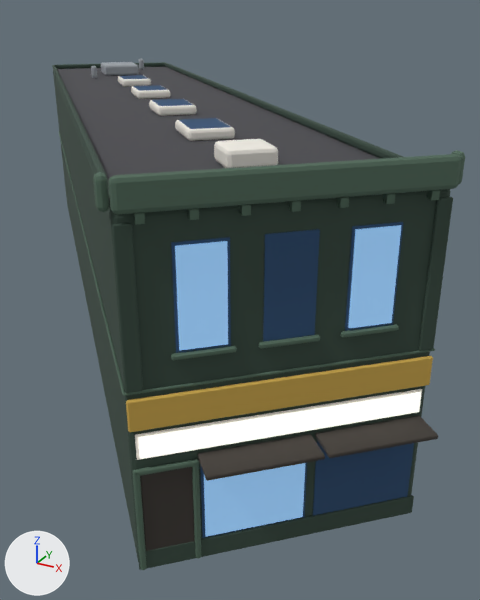
Renders of the glTF model artifacts/108-south-park/optimize/input/108-south-park.glb from each side of a commit.
Rendered twice from a 50 mm lens placed at (15.1, -21.1, 10.9), pointed at (3.5, 0.0, 0.4). Every picture has the same lights, and +X, +Y and +Z are marked at lower left. The picture after the commit comes second. Vertices at exactly the same position are counted once.
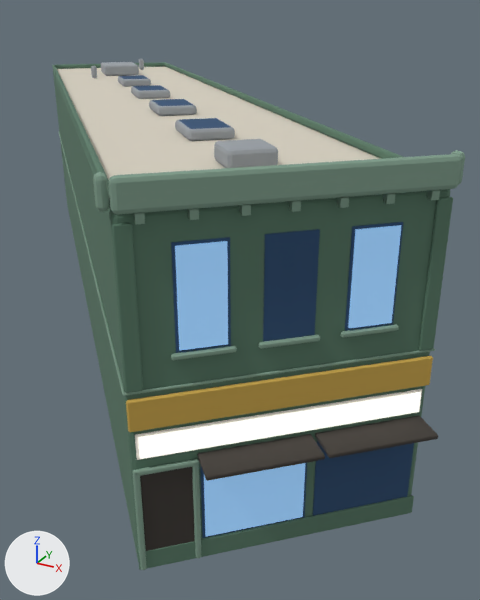
Changed parts and their boxes (x1, y1, x2, y2) in the pictures (480 x 600 px):
'body', recoloured (lighter)
    both: (53, 66, 450, 562)
'cornice', recoloured (lighter)
    both: (109, 154, 461, 215)
'bulkhead', recoloured (lighter)
    both: (138, 495, 414, 570)
'pilaster_sw', recoloured (lighter)
    both: (112, 223, 143, 393)
'parapet', recoloured
    both: (52, 62, 403, 209)
'pilaster_ne', recoloured (lighter)
    both: (419, 197, 453, 351)
'roof_hatch', recoloured (white to grey)
    both: (214, 139, 278, 168)
'belt', recoloured
    both: (59, 132, 435, 396)
'entry_jamb_0.02', recoloured (lighter)
    both: (133, 473, 147, 570)
'entry_jamb_1.21', recoloured (lighter)
    both: (192, 463, 201, 559)
'cornice_return_sw', recoloured (lighter)
    both: (93, 172, 109, 212)
'upper_0_sill', recoloured (lighter)
    both: (171, 345, 237, 361)
'entry_head', recoloured (lighter)
    both: (133, 459, 199, 476)
'upper_1_sill', recoloured (lighter)
    both: (259, 335, 320, 349)
'upper_2_sill', recoloured (lighter)
    both: (340, 324, 399, 338)
'cornice_return_ne', recoloured
    both: (451, 150, 465, 185)
'modillion_3', recoloured
    both: (289, 201, 301, 212)
'modillion_2', recoloured
    both: (239, 205, 251, 216)
'modillion_4', recoloured
    both: (337, 197, 349, 208)
'modillion_0', recoloured
    both: (134, 213, 145, 225)
'modillion_1', recoloured
    both: (188, 209, 199, 220)
'modillion_5', recoloured
    both: (383, 193, 395, 204)
'modillion_6', recoloured
    both: (427, 190, 440, 200)
part 1 of me_body, recoloured (dark grey to pale yellow)
    both: (57, 66, 381, 180)
part 2 of me_skylight_0, recoloured (white to grey)
    both: (175, 119, 235, 141)
part 3 of me_skylight_1, recoloured (white to grey)
    both: (149, 99, 197, 116)
part 4 of me_skylight_2, recoloured (white to grey)
    both: (131, 85, 170, 99)

The edits, one by one:
Material 'Toy_mint' (mat_toy_mint) changes colour from greyish green #4f6858 to greyish green #7f9d8b; in linear values from (0.0782, 0.138, 0.0976) to (0.212, 0.337, 0.258).
Material 'Toy_verdigris' (mat_toy_verdigris) changes colour from dark green #35493e to dark green #587a66; in linear values from (0.0356, 0.0666, 0.0482) to (0.0976, 0.195, 0.133).
Material 'Toy_stone' (mat_toy_stone) is new.
Its base color is (0.694, 0.644, 0.539) (pale yellow #d9d2c2).
Its roughness is 0.85.
me_body has 56 vertices, 108 faces and spans x -13.0..12.6, y -12.7..12.8, z 0.0..7.8.
me_body is used by ob_body; location (0.0, 0.0, 0.0).
me_body part 1: all 2 faces that had it switch from mat_toy_roofd (dark grey #45454a) to mat_toy_stone (pale yellow #d9d2c2).
me_roof_hatch has 56 vertices, 108 faces and spans x 7.44..8.98, y -9.15..-7.61, z 7.8..8.25.
me_roof_hatch no longer uses material mat_toy_trim (white #f3efe6).
me_roof_hatch gains material mat_toy_steel (grey #9aa0a6).
me_skylight_0 has 56 vertices, 108 faces and spans x 4.43..6.51, y -6.69..-4.61, z 7.8..8.1.
me_skylight_0 is used by ob_skylight_0; location (0.0, 0.0, 0.0).
me_skylight_0 part 2: all 106 faces that had it switch from mat_toy_trim (white #f3efe6) to mat_toy_steel (grey #9aa0a6).
me_skylight_1 has 56 vertices, 108 faces and spans x 1.28..3.36, y -3.54..-1.45, z 7.8..8.1.
me_skylight_1 is used by ob_skylight_1; location (0.0, 0.0, 0.0).
me_skylight_1 part 3: all 106 faces that had it switch from mat_toy_trim (white #f3efe6) to mat_toy_steel (grey #9aa0a6).
me_skylight_2 has 56 vertices, 108 faces and spans x -1.88..0.2, y -0.38..1.7, z 7.8..8.1.
me_skylight_2 is used by ob_skylight_2; location (0.0, 0.0, 0.0).
me_skylight_2 part 4: all 106 faces that had it switch from mat_toy_trim (white #f3efe6) to mat_toy_steel (grey #9aa0a6).
